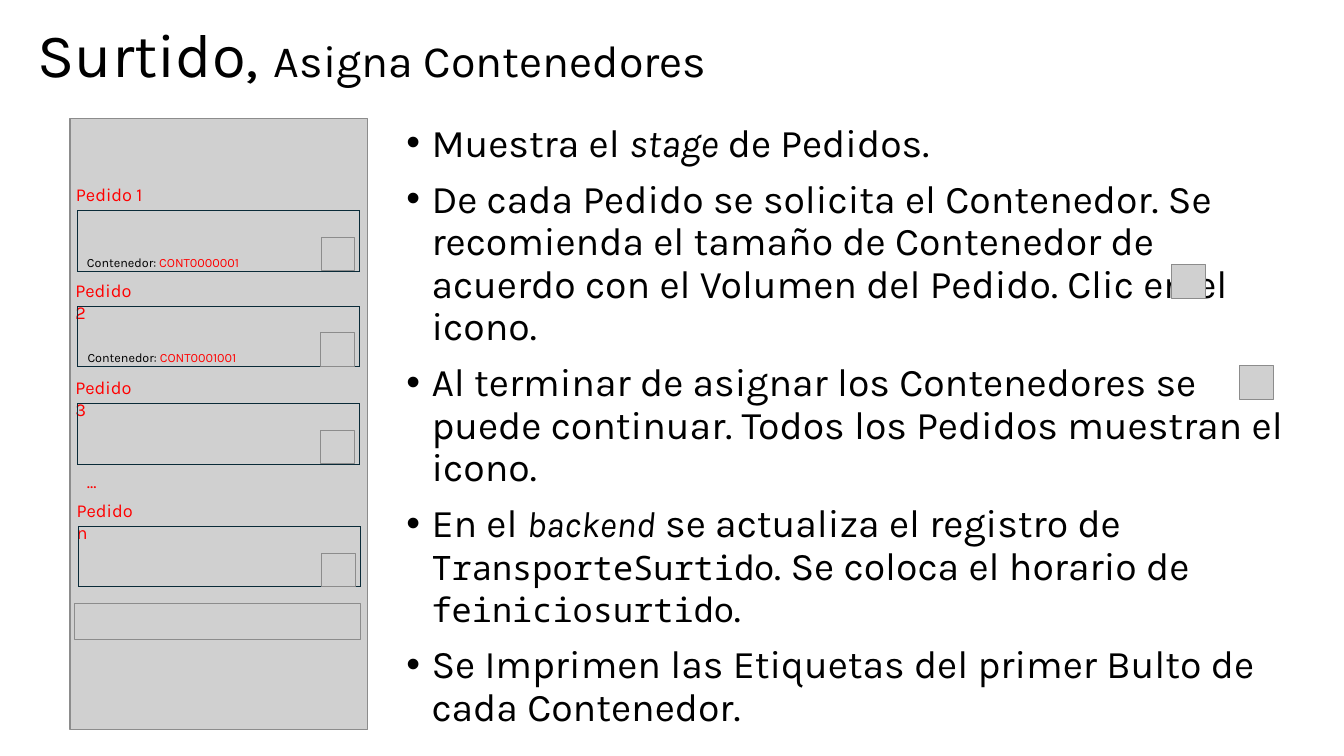
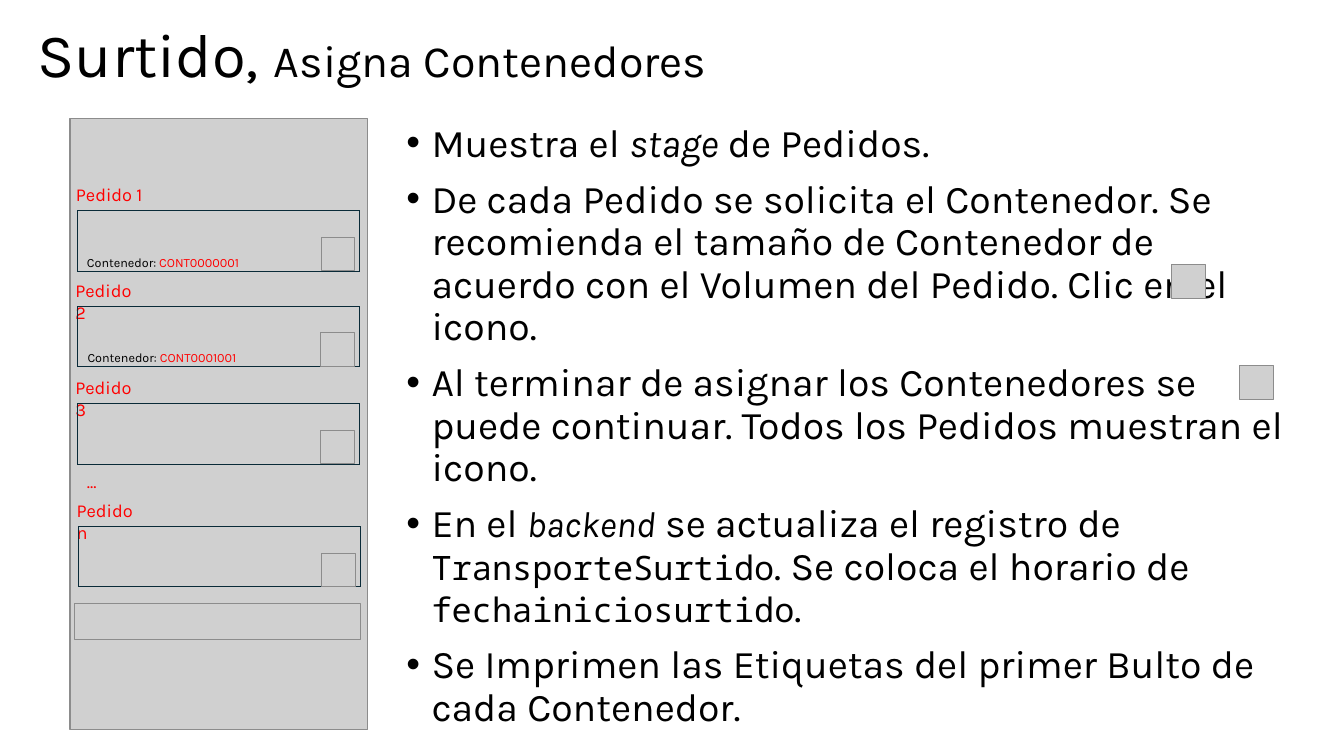
Before and after one commit to JoelBecerraM/FANASA-docs, a slide deck: slide 7 of atCloud - Diseño - Interfaz de Usuario - Surtido.pptx (slide 6 before the commit). Drawn at 1344x756 pixels with LibreOffice and Linux fonts; fonts in the diff are those of the drawing; grey boxes stand for pictures. Boxes give left, top, right and bottom in pixels: in the first picture for what was removed or moved away, otherwise in the second. Text is boxed around its words. In the diff, an @@ line names an element or a change of style, - is before the commit and + after.

```diff
--- a/atCloud - Diseño - Interfaz de Usuario - Surtido.pptx
+++ b/atCloud - Diseño - Interfaz de Usuario - Surtido.pptx
@@ text at (432,510,1189,623): text changed @@
-• En el backend se actualiza el registro de TransporteSurtido. Se coloca el horario de feiniciosurtido.
+• En el backend se actualiza el registro de TransporteSurtido. Se coloca el horario de fechainiciosurtido.
```
Also in this commit, not shown: 3 other slides changed, 4 slides added, 1 other file.
